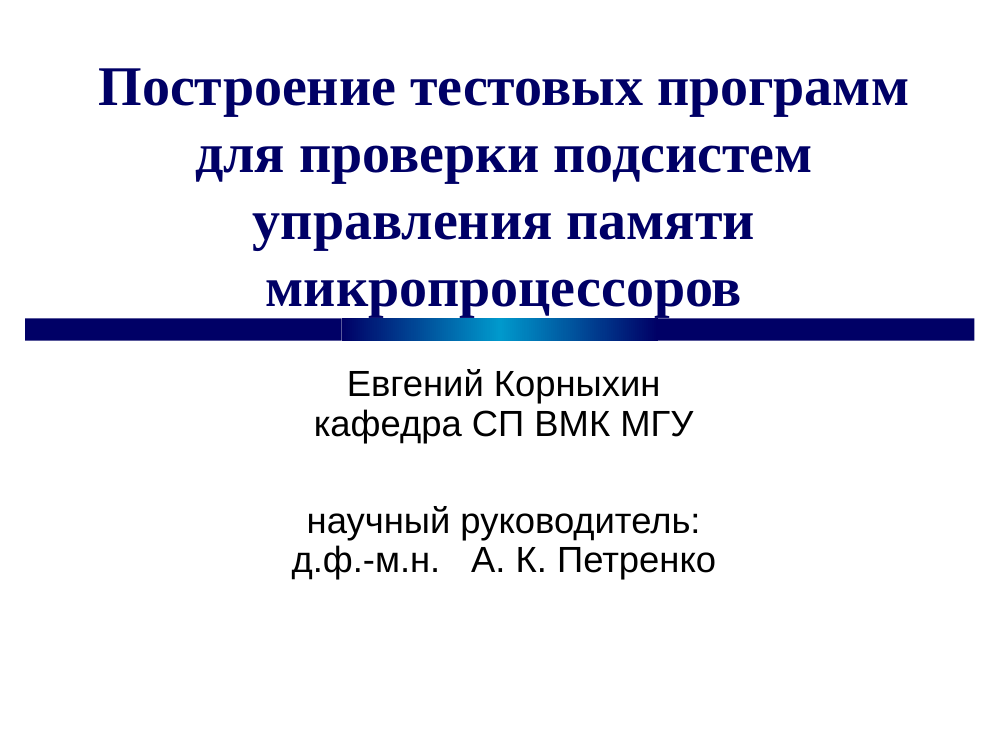
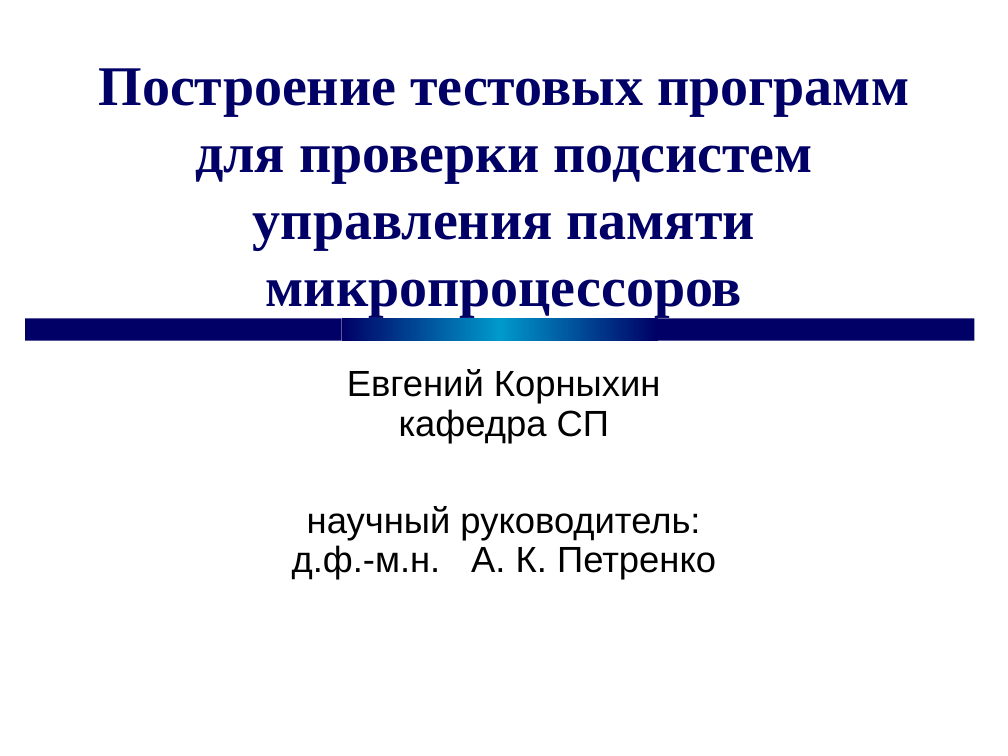
Before and after one commit to kornevgen/tesla-project, a slide deck: slide 1 of papers/THESIS/talks/zakh08.10/z.ppt. Drawn at 1008x756 pixels with LibreOffice and Linux fonts; fonts in the diff are those of the drawing. Boxes give left, top, right and bottom in pixels: in the first picture for what was removed or moved away, otherwise in the second. Text is boxed around its words. In the diff, an @@ line names an element or a change of style, - is before the commit and + after.

```diff
--- a/papers/THESIS/talks/zakh08.10/z.ppt
+++ b/papers/THESIS/talks/zakh08.10/z.ppt
@@ subtitle at <box>347,369,661,443</box>: text changed @@
-Евгений Корныхин
-кафедра СП ВМК МГУ
+Евгений Корныхин
+кафедра СП
```
Also in this commit, not shown: 6 other slides changed, 5 slides added, 3 slides removed.
